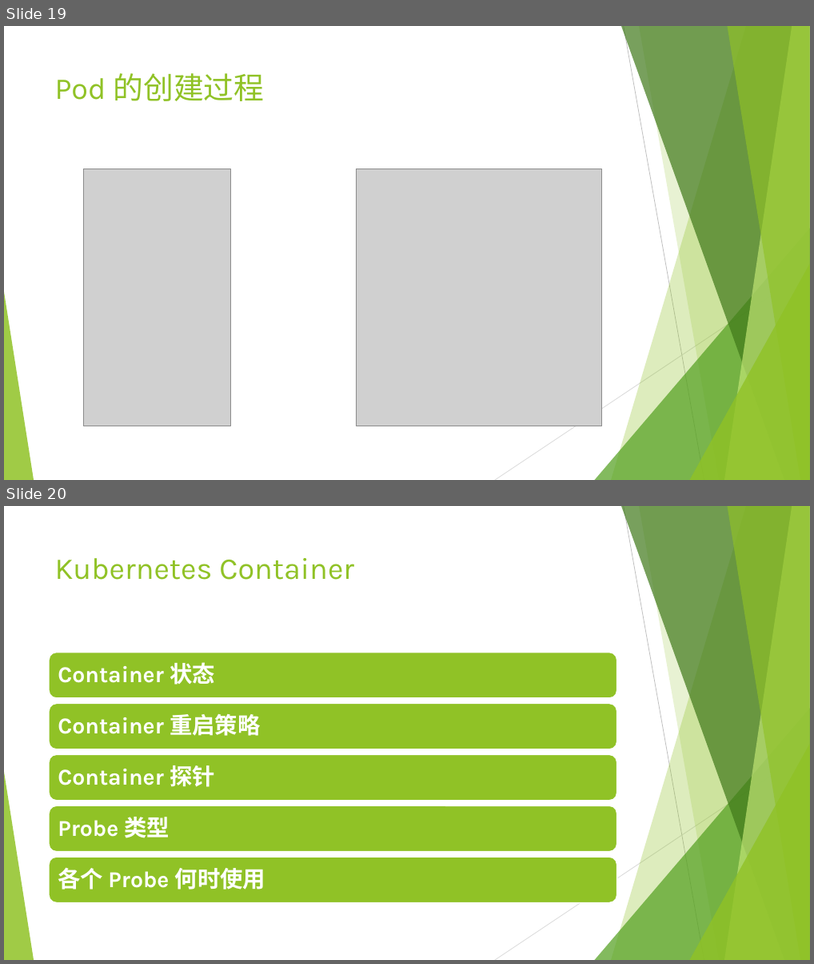
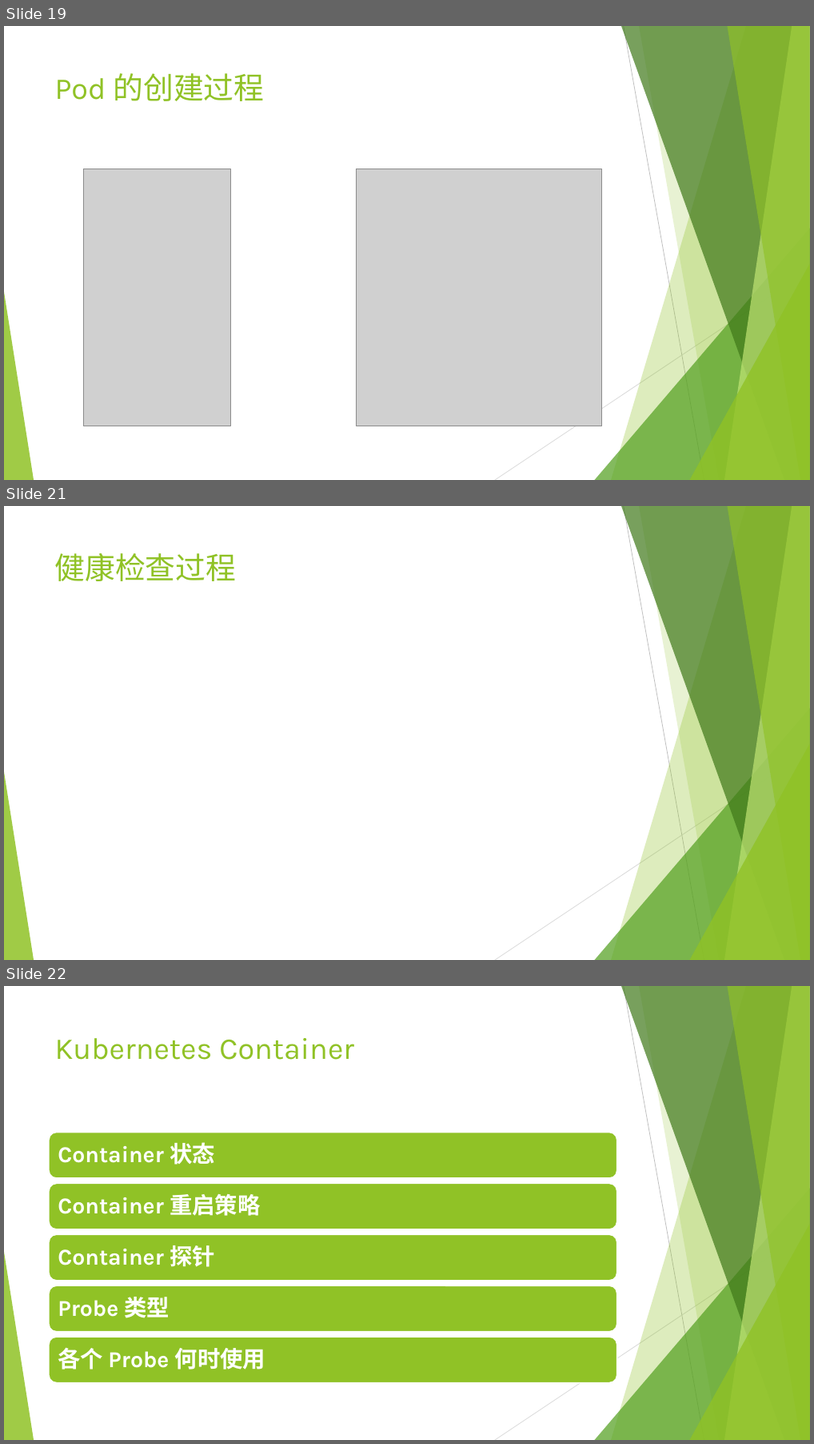
Before and after one commit to qinyudong89/qinyudong.github.io, a slide deck: _posts/k8s/Kubernetes原理.pptx. Shown one above the other, each under a label of ours: slides 19 and 20 before the commit, slides 19, 21 and 22 after it; the slides between them are not shown. The pictures are 814x964 and 814x1444 pixels, drawn with LibreOffice and Linux fonts; fonts in the diff are those of the drawing; grey boxes stand for pictures. Boxes give left, top, right and bottom in pixels: in the first picture for what was removed or moved away, otherwise in the second. Text is boxed around its words. In the diff, an @@ line names an element or a change of style, - is before the commit and + after.

```diff
--- a/_posts/k8s/Kubernetes原理.pptx
+++ b/_posts/k8s/Kubernetes原理.pptx
@@ slide 21 added at bbox=[4, 506, 810, 960], background #FFFFFF; not listed: 10 template elements that a slide beside it also shows @@
@@ title added at bbox=[55, 553, 237, 581], 36 pt, text #90C226 @@
+健康检查过程
@@ what was slide 20 is now slide 22 @@
```
Also in this commit, not shown: 2 other slides added, 1 slide removed.
